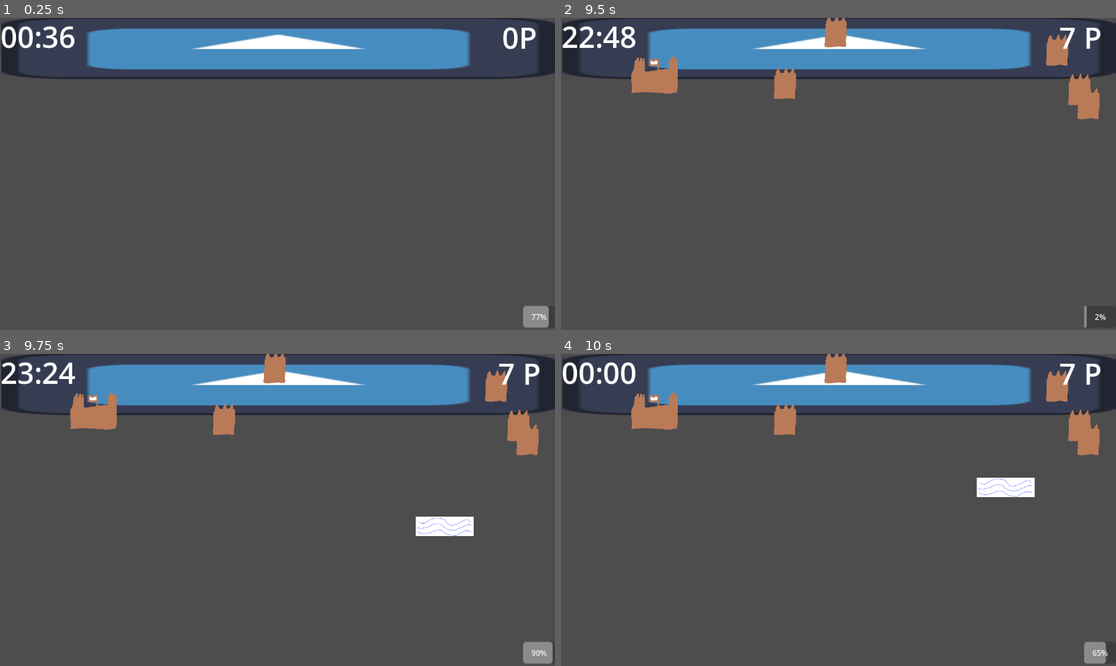
Above: before the commit, frames 1-4 (two rows, left to right).
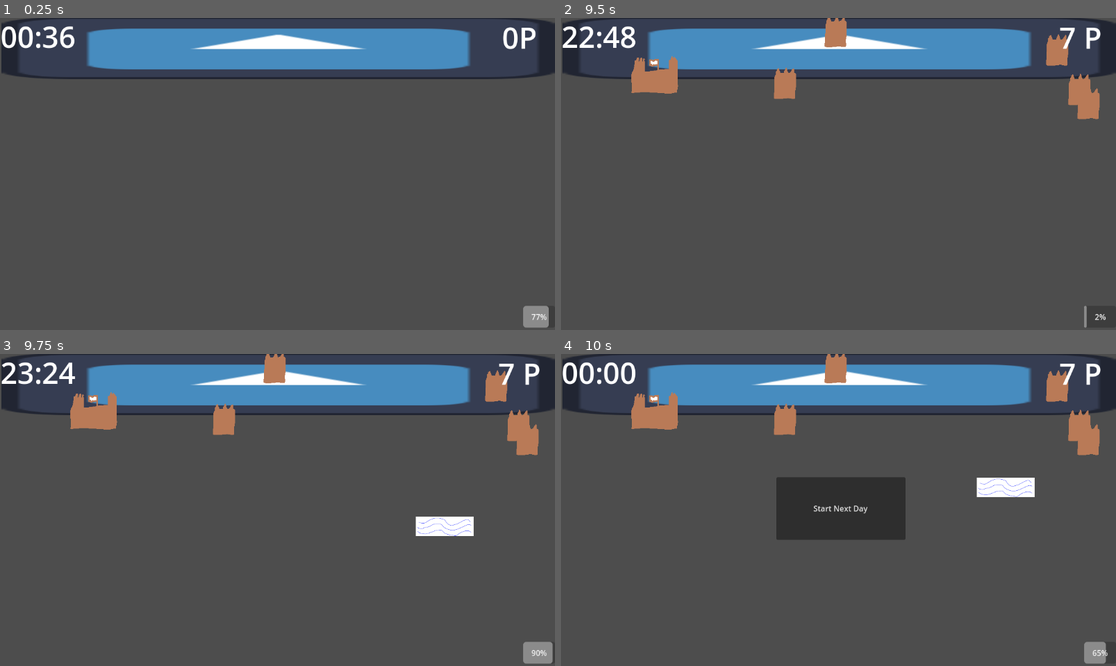
Above: after the commit, the same moments.

Repository: DerDelphin/WaveGameIdea
Game: Godot game, scene res://Scenes/world.tscn
Two runs of this game, one before a commit and one after it. Both use one fixed random seed, a clock stepped at 60 frames per second and the inputs below. The engine's default icon, where the game draws it, is replaced by a stand-in: a white triangle on a blue panel in a dark square.
Inputs (mouse positions are in pixels of both pictures, inside the frame that each line leads up to):
- Up to frame 1 (0.25 s): no input
- Up to frame 2 (9.5 s): move the mouse to (960, 158) at 0.52 s; right-click (960, 158) at 0.6 s; move the mouse to (727, 189) at 1.27 s; right-click (727, 189) at 1.35 s; move the mouse to (894, 105) at 2.02 s; right-click (894, 105) at 2.1 s; move the mouse to (810, 236) at 2.77 s; right-click (810, 236) at 2.85 s; move the mouse to (1005, 220) at 3.52 s; right-click (1005, 220) at 3.6 s; move the mouse to (672, 127) at 4.27 s; right-click (672, 127) at 4.35 s; move the mouse to (866, 174) at 5.02 s; right-click (866, 174) at 5.1 s; move the mouse to (755, 96) at 5.77 s; right-click (755, 96) at 5.85 s; move the mouse to (960, 158) at 6.52 s; right-click (960, 158) at 6.6 s; move the mouse to (727, 189) at 7.27 s; right-click (727, 189) at 7.35 s; move the mouse to (894, 105) at 8.02 s; right-click (894, 105) at 8.1 s; move the mouse to (810, 236) at 8.77 s; right-click (810, 236) at 8.85 s
- Up to frame 3 (9.75 s): move the mouse to (444, 556) at 9.52 s; right-click (444, 556) at 9.6 s
- Up to frame 4 (10 s): no input

Frames 1-3 are identical in both runs. In frame 4, 4.6% of the frame differs, in the area x 38-63%, y 39-60%.

Commit message:
Added NextDay Button

Diff:
--- a/Scenes/ui.tscn
+++ b/Scenes/ui.tscn
@@ -41,3 +41,13 @@
 offset_top = 602.0
 offset_right = 1152.0
 offset_bottom = 647.0
+
+[node name="NextDayButton" type="Button" parent="."]
+layout_mode = 0
+offset_left = 446.0
+offset_top = 260.0
+offset_right = 714.0
+offset_bottom = 390.0
+text = "Start Next Day"
+
+[connection signal="pressed" from="NextDayButton" to="." method="_on_next_day_button_pressed"]
--- a/Scripts/UI.gd
+++ b/Scripts/UI.gd
@@ -3,11 +3,14 @@
 @onready var PointText : Label = $Points
 @onready var ClockText : Label = $Clock
 @onready var WaveCoolDownDisplay : ProgressBar = $ProgressBar
+@onready var NextDayButton: Button = $NextDayButton
 
 #region ready and process
 # Called when the node enters the scene tree for the first time.
 func _ready() -> void:
+	NextDayButton.visible = false
 	GLOBAL.onPointsIncreased.connect(changePointText)
+	GLOBAL.onDayEnded.connect(EnableUpgradeMenu)
 	WaveCoolDownDisplay.value = 0
 	WaveCoolDownDisplay.max_value = GLOBAL.waveCoolDown
 # Called every frame. 'delta' is the elapsed time since the previous frame.
@@ -34,3 +37,13 @@
 
 	# Formatieren
 	return "%02d:%02d" % [hours, minutes]
+
+func EnableUpgradeMenu() -> void:
+	NextDayButton.visible = true
+
+
+func _on_next_day_button_pressed() -> void:
+	NextDayButton.visible = false
+	GLOBAL.isDayCycleRunning = true
+	GLOBAL.points = 0
+	GLOBAL.onPointsIncreased.emit()
--- a/Scripts/sand_obj_spawner.gd
+++ b/Scripts/sand_obj_spawner.gd
@@ -3,10 +3,6 @@
 @onready var SandObj:PackedScene = preload("res://Scenes/sand_object.tscn")
 @onready var StrongSandObj:PackedScene = preload("res://Scenes/strong_sand_object.tscn")
 
-var canSpawn : bool = true
-
-func _ready() -> void:
-	GLOBAL.onDayEnded.connect(endSpawnCycle)
 
 func spawn() -> void:
 	#generate a random number and then spawn the normal or heavy sand obj
@@ -38,7 +34,4 @@
 	return Vector2(random_x, random_y)
 
 func _on_timer_timeout() -> void:
-	if(canSpawn):spawn()
-
-func endSpawnCycle() -> void:
-	canSpawn = false
+	if(GLOBAL.isDayCycleRunning):spawn()
